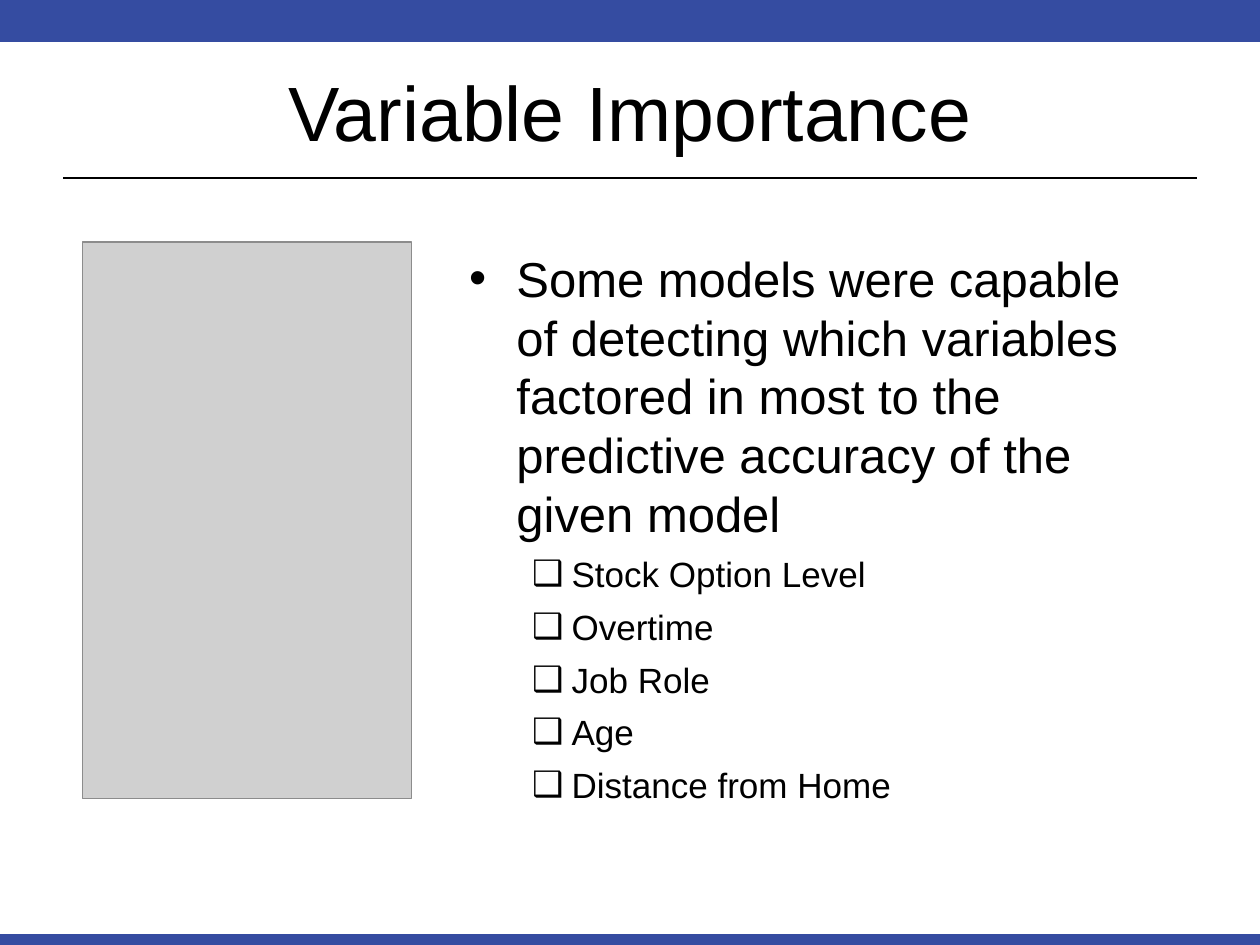
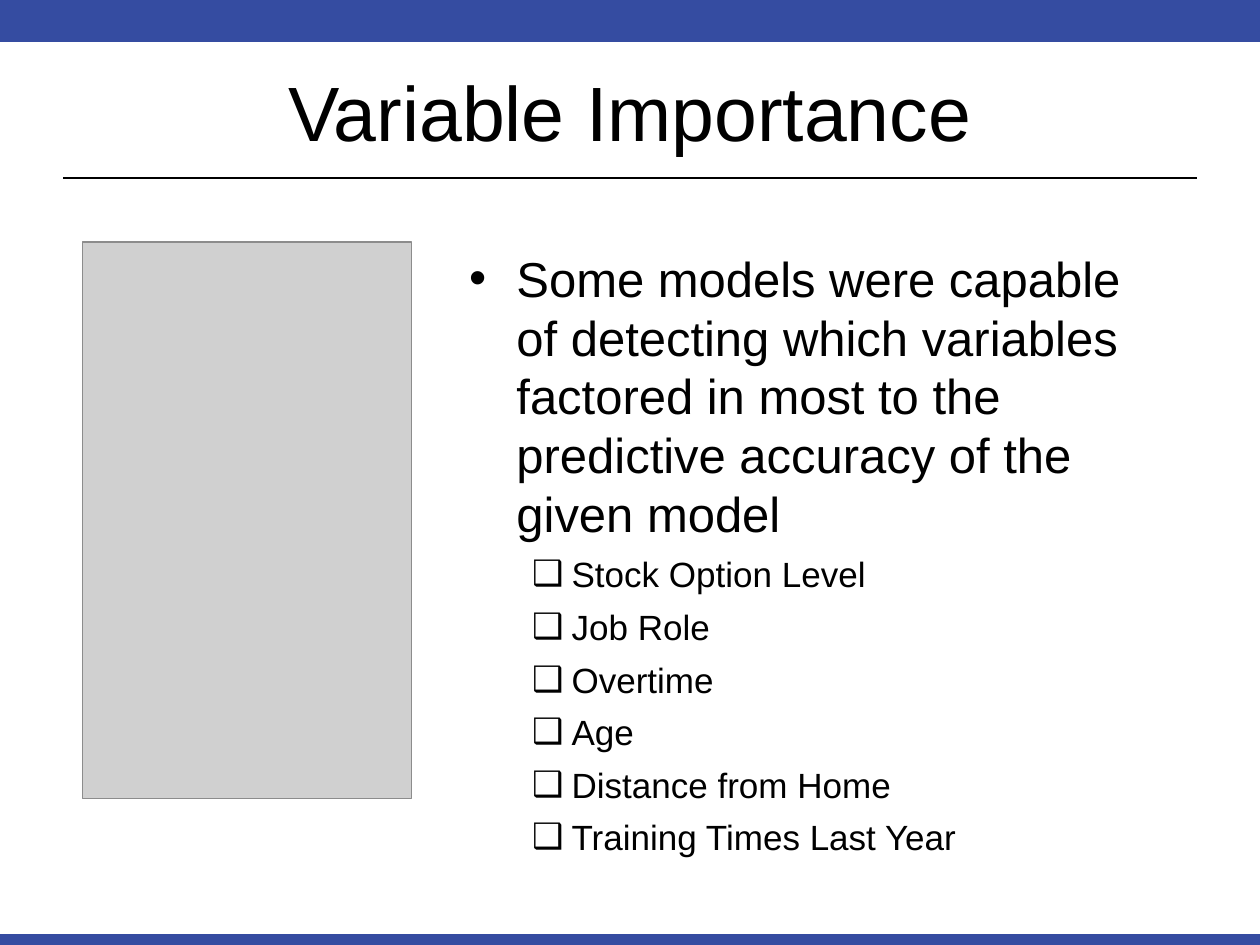
Before and after one commit to RobinsonCW/CaseStudy2DDS, a slide deck: slide 12 of presentations/DS6306_Proj2_Final_Presentation.pptx (slide 10 before the commit). Drawn at 1260x945 pixels with LibreOffice and Linux fonts; fonts in the diff are those of the drawing; grey boxes stand for pictures. Boxes give left, top, right and bottom in pixels: in the first picture for what was removed or moved away, otherwise in the second. Text is boxed around its words. In the diff, an @@ line names an element or a change of style, - is before the commit and + after.

```diff
--- a/presentations/DS6306_Proj2_Final_Presentation.pptx
+++ b/presentations/DS6306_Proj2_Final_Presentation.pptx
@@ text at (572,614,710,641): paragraph added @@
+  ❑ Job Role
@@ text at (572,667,710,694): paragraph removed @@
-  ❑ Job Role
@@ text at (572,824,956,857): paragraph added @@
+  ❑ Training Times Last Year
```
Also in this commit, not shown: 4 other slides changed, 2 slides added.
